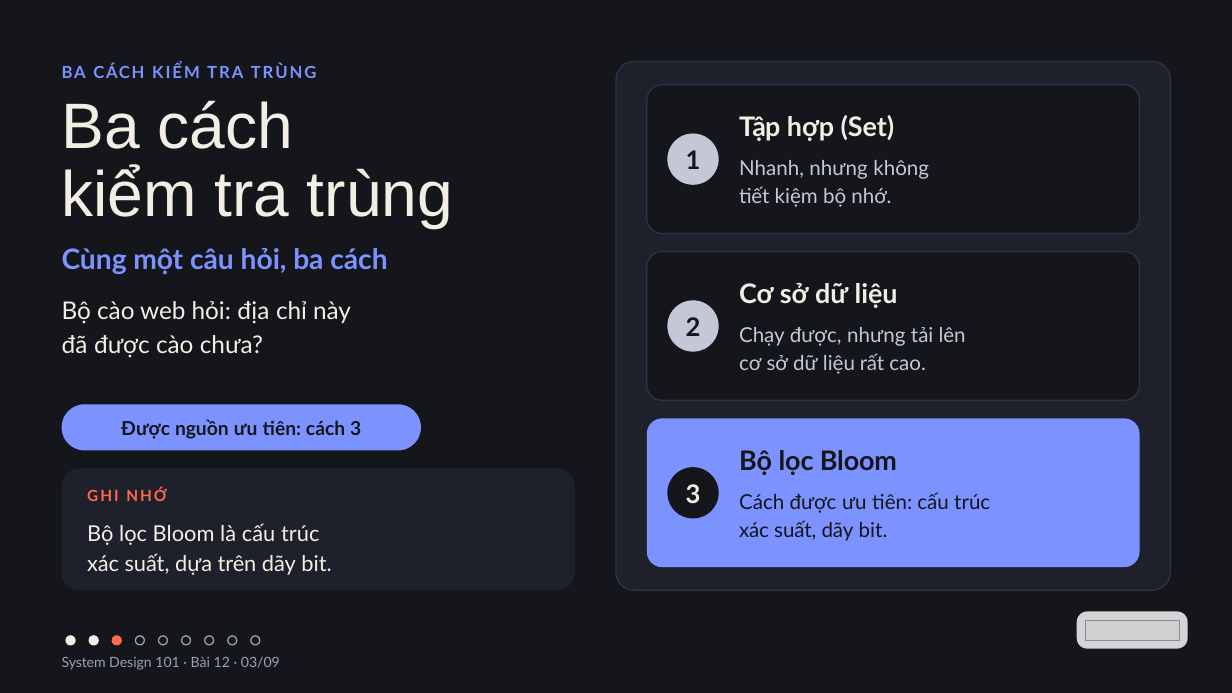
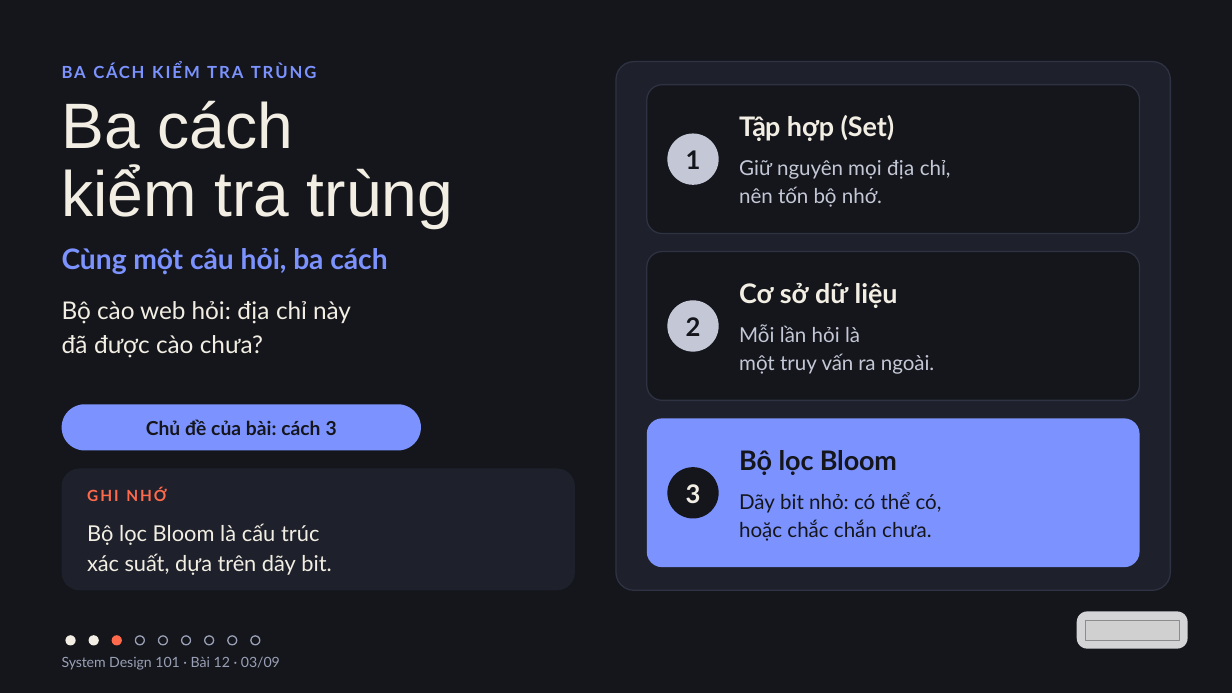
Before and after one commit to vohoailinh90/tool-marketing-studio, a slide deck: slide 3 of system-design-101/vi/lessons/sd-10-012/slides/sd-10-012.pptx. Drawn at 1232x693 pixels with LibreOffice and Linux fonts; fonts in the diff are those of the drawing; grey boxes stand for pictures. Boxes give left, top, right and bottom in pixels: in the first picture for what was removed or moved away, otherwise in the second. Text is boxed around its words. In the diff, an @@ line names an element or a change of style, - is before the commit and + after.

```diff
--- a/system-design-101/vi/lessons/sd-10-012/slides/sd-10-012.pptx
+++ b/system-design-101/vi/lessons/sd-10-012/slides/sd-10-012.pptx
@@ text at box(739, 160, 951, 207): text changed @@
-Nhanh, nhưng không
-tiết kiệm bộ nhớ.
+Giữ nguyên mọi địa chỉ,
+nên tốn bộ nhớ.
@@ text at box(739, 324, 934, 374): text changed @@
-Chạy được, nhưng tải lên
-cơ sở dữ liệu rất cao.
+Mỗi lần hỏi là
+một truy vấn ra ngoài.
@@ text in rounded rectangle at box(146, 419, 337, 435): text changed @@
-Được nguồn ưu tiên: cách 3
+Chủ đề của bài: cách 3
@@ text at box(739, 492, 942, 541): text changed @@
-Cách được ưu tiên: cấu trúc
-xác suất, dãy bit.
+Dãy bit nhỏ: có thể có,
+hoặc chắc chắn chưa.
```
Also in this commit, not shown: 6 other slides changed, 4 other files.
